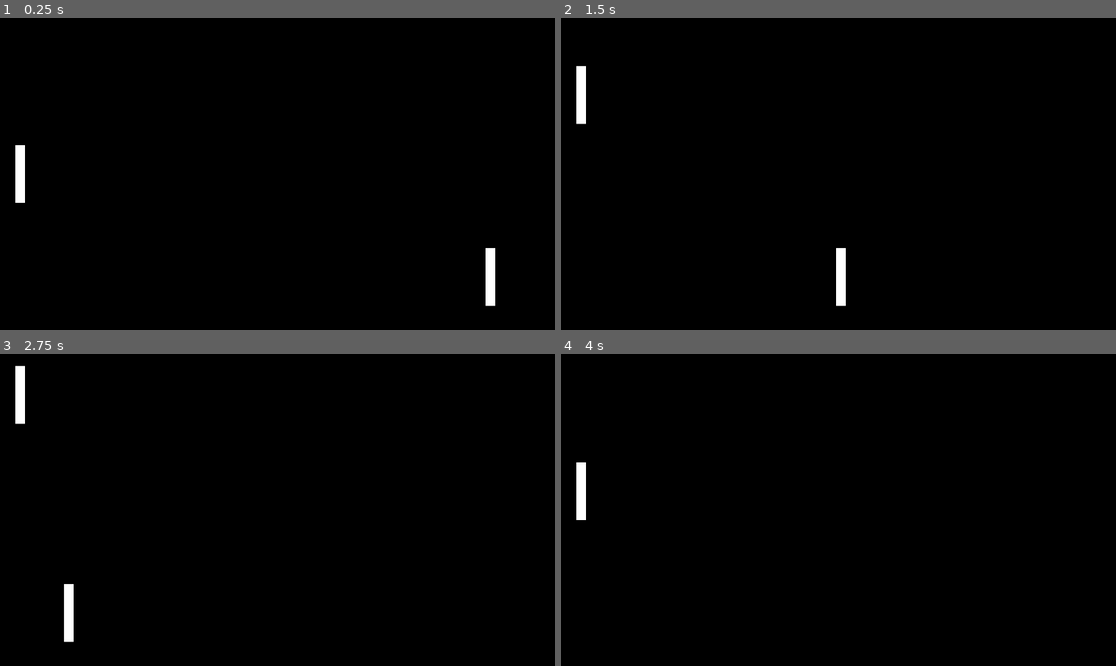
Above: before the commit, frames 1-4 (two rows, left to right).
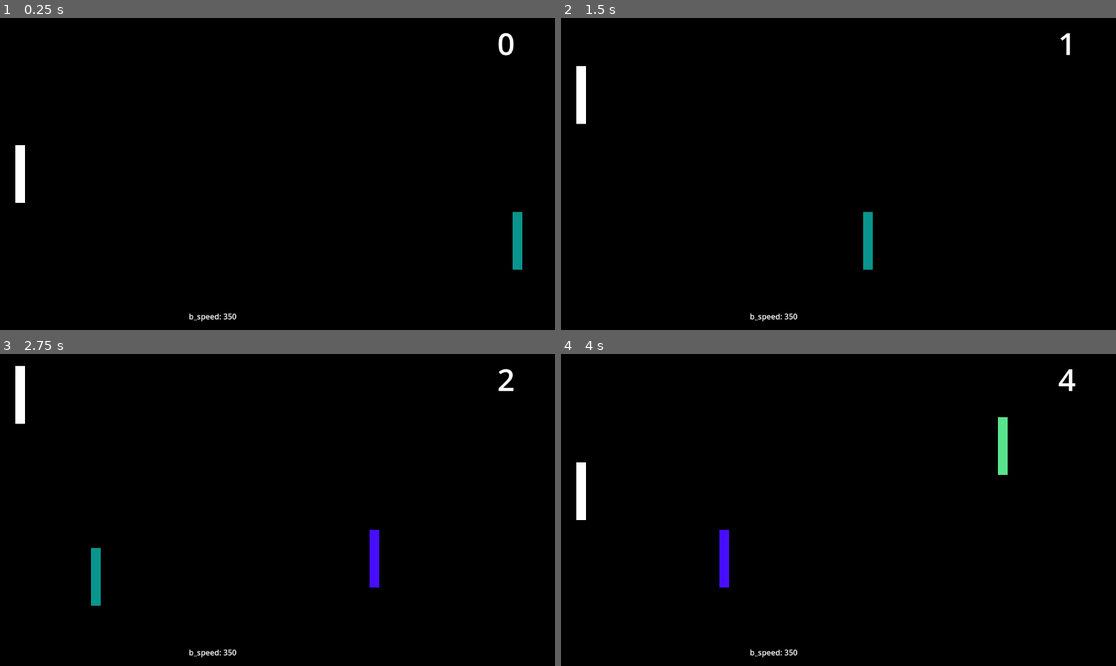
Above: after the commit, the same moments.

Repository: nathanaltice/CMPM-120-Godot-Project-Repository
Game: Godot game, scene res://scenes/main.tscn
Two runs of this game, one before a commit and one after it. Both use one fixed random seed, a clock stepped at 60 frames per second and the inputs below.
Inputs:
- Up to frame 1 (0.25 s): no input
- Up to frame 2 (1.5 s): hold Up (paddle_up) 0.53-1.28 s; hold Down (paddle_down) from 1.28 s (still down)
- Up to frame 3 (2.75 s): release Down (paddle_down) at 2.03 s; hold Up (paddle_up) from 2.03 s (still down)
- Up to frame 4 (4 s): release Up (paddle_up) at 3.53 s; hold Down (paddle_down) from 3.53 s (still down)

The runs differ from the first frame. In frame 1, 0.9% of the frame differs, in the area x 34-95%, y 4-98%; in frame 2, 0.8%; in frame 3, 1.2%, in the area x 11-93%, y 4-98%; in frame 4, 0.9%.

Commit message:
paddle parkour basic game loop working

Diff:
--- a/class_examples/paddle-parkour/project.godot
+++ b/class_examples/paddle-parkour/project.godot
@@ -14,6 +14,10 @@
 run/main_scene="res://scenes/main.tscn"
 config/features=PackedStringArray("4.3", "Forward Plus")
 config/icon="res://icon.svg"
+
+[autoload]
+
+Signalbus="*res://scripts/SignalBus.gd"
 
 [input]
 
--- a/class_examples/paddle-parkour/scenes/barrier.gd
+++ b/class_examples/paddle-parkour/scenes/barrier.gd
@@ -1,36 +1,44 @@
-extends CharacterBody2D
+extends Area2D
 
 
 var window_size : Vector2			# stores window size
 var barrier_size : Vector2			# stores barrier size
 var barrier_speed : int				# stores barrier speed
-const DEFAULT_SPEED : int = 350		# default starting speed
-var barrier_color : Color
+var spawn_lock := false				# tracks whether to spawn new barrier
 
 
 func _ready() -> void:
 	# get our dimensions
 	window_size = get_window().size
 	barrier_size = $ColorRect.get_size()
-	initialize_barrier()
 
 
 func _process(delta: float) -> void:
-	# move our barrier left
-	var direction = Vector2(-1, 0)
-	var collision = move_and_collide(direction * barrier_speed * delta)
+	# move the barrier left
+	position.x -= barrier_speed * delta
 
-	# check collision
-	if collision:
-		var collider = collision.get_collider()
-		queue_free()
+	# when current barrier hits mid-screen, recursively spawn next barrier
+	if position.x < window_size.x / 2 and spawn_lock == false:
+		spawn_lock = true
+		get_parent().call_deferred("spawn_barrier")
 
 	# check for left edge exit
 	if position.x < -barrier_size.x:
-		print('barrier exit')
 		queue_free()
 
 
-func initialize_barrier(speed : int = DEFAULT_SPEED):
-	barrier_speed = speed		# set speed
+func initialize_barrier(speed):
+	# set speed
+	barrier_speed = speed
+	# set x and (random) y-position
+	position.x = window_size.x
 	position.y = randi_range(0, window_size.y - barrier_size.y)
+	# randomize color
+	var rand_color = Color(randf(), randf(), randf(), 1)
+	$ColorRect.color = rand_color
+
+
+# handle collision
+func _on_body_entered(body: Node2D) -> void:
+	Signalbus.player_death.emit()
+	queue_free()
--- a/class_examples/paddle-parkour/scenes/barrier.tscn
+++ b/class_examples/paddle-parkour/scenes/barrier.tscn
@@ -5,7 +5,7 @@
 [sub_resource type="RectangleShape2D" id="RectangleShape2D_0vtt5"]
 size = Vector2(20, 120)
 
-[node name="Barrier" type="CharacterBody2D"]
+[node name="Barrier" type="Area2D"]
 script = ExtResource("1_gx1db")
 
 [node name="ColorRect" type="ColorRect" parent="."]
@@ -15,3 +15,5 @@
 [node name="CollisionShape2D" type="CollisionShape2D" parent="."]
 position = Vector2(10, 60)
 shape = SubResource("RectangleShape2D_0vtt5")
+
+[connection signal="body_entered" from="." to="." method="_on_body_entered"]
--- a/class_examples/paddle-parkour/scenes/main.gd
+++ b/class_examples/paddle-parkour/scenes/main.gd
@@ -4,11 +4,27 @@
 var window_size : Vector2
 var player_paddle : PackedScene
 var player
+var barrier_paddle : PackedScene
+@export var barrier_speed : int = 350
+@export var barrier_speed_increment : int = 25
+var survival_time : int
 
 
 func _ready() -> void:
+	randomize()
+
+	# get our dimensions
 	window_size = get_window().size
+
+	# preload scenes
 	player_paddle = preload("res://scenes/paddle.tscn")
+	barrier_paddle = preload("res://scenes/barrier.tscn")
+
+	# initialize game variables
+	survival_time = 0
+
+	# connect to custom signal(s)
+	Signalbus.player_death.connect(_game_over)
 
 	# start game
 	game_start()
@@ -20,9 +36,38 @@
 
 func game_start():
 	initialize_paddle()
+	spawn_barrier()
+	$SurvivalTimer.start()
+
+	# debug
+	$HUD/DebugBSpeed.text = "b_speed: " + str(barrier_speed)
+
+
+func _game_over():
+	print('game over')
+	$SurvivalTimer.stop()
 
 
 func initialize_paddle():
 	player = player_paddle.instantiate()
 	add_child(player)
 	player.position_paddle()
+
+
+func spawn_barrier():
+	var barrier = barrier_paddle.instantiate()
+	add_child(barrier)
+	barrier.initialize_barrier(barrier_speed)
+
+
+func _on_survival_timer_timeout() -> void:
+	# update survival time
+	survival_time += 1
+	$HUD/SurvivalTime.text = str(survival_time)
+
+	# check for barrier speed up
+	if survival_time % 5 == 0:
+		barrier_speed += barrier_speed_increment
+
+		# debug
+		$HUD/DebugBSpeed.text = "b_speed: " + str(barrier_speed)
--- a/class_examples/paddle-parkour/scenes/main.tscn
+++ b/class_examples/paddle-parkour/scenes/main.tscn
@@ -1,7 +1,6 @@
-[gd_scene load_steps=3 format=3 uid="uid://bkq8nk5axjnit"]
+[gd_scene load_steps=2 format=3 uid="uid://bkq8nk5axjnit"]
 
 [ext_resource type="Script" path="res://scenes/main.gd" id="1_pjkq5"]
-[ext_resource type="PackedScene" uid="uid://chs7d60flpdx4" path="res://scenes/barrier.tscn" id="2_ajvgt"]
 
 [node name="Main" type="Node"]
 script = ExtResource("1_pjkq5")
@@ -11,5 +10,23 @@
 offset_bottom = 648.0
 color = Color(0, 0, 0, 1)
 
-[node name="Barrier" parent="." instance=ExtResource("2_ajvgt")]
-position = Vector2(1096, 264)
+[node name="SurvivalTimer" type="Timer" parent="."]
+
+[node name="HUD" type="CanvasLayer" parent="."]
+
+[node name="SurvivalTime" type="Label" parent="HUD"]
+offset_left = 1032.0
+offset_top = 8.0
+offset_right = 1072.0
+offset_bottom = 96.0
+theme_override_font_sizes/font_size = 64
+text = "0"
+
+[node name="DebugBSpeed" type="Label" parent="HUD"]
+offset_left = 392.0
+offset_top = 608.0
+offset_right = 460.0
+offset_bottom = 631.0
+text = "b_speed:"
+
+[connection signal="timeout" from="SurvivalTimer" to="." method="_on_survival_timer_timeout"]
--- a/class_examples/paddle-parkour/scenes/paddle.gd
+++ b/class_examples/paddle-parkour/scenes/paddle.gd
@@ -13,6 +13,8 @@
 	paddle_size = $ColorRect.get_size()
 	direction = Vector2(0, 0)
 
+	# connect to custom signal(s)
+	Signalbus.player_death.connect(_remove_paddle)
 
 func _process(delta: float) -> void:
 	# handle player input
@@ -31,3 +33,7 @@
 func position_paddle():
 	position.x = 32
 	position.y = window_size.y / 2 - paddle_size.y / 2
+
+
+func _remove_paddle():
+	queue_free()
--- /dev/null
+++ b/class_examples/paddle-parkour/scripts/SignalBus.gd
@@ -0,0 +1,3 @@
+extends Node
+
+signal player_death
